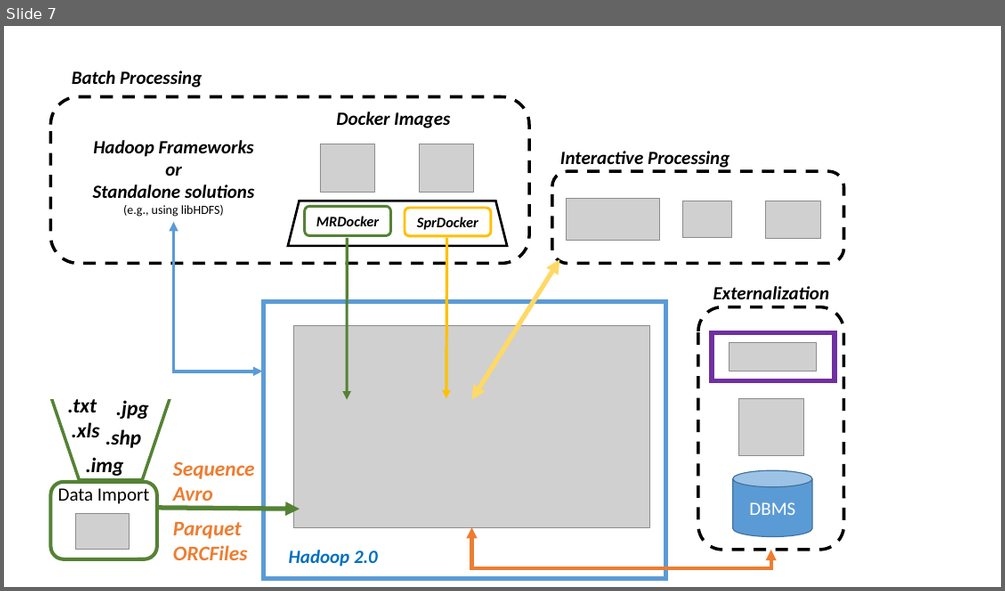
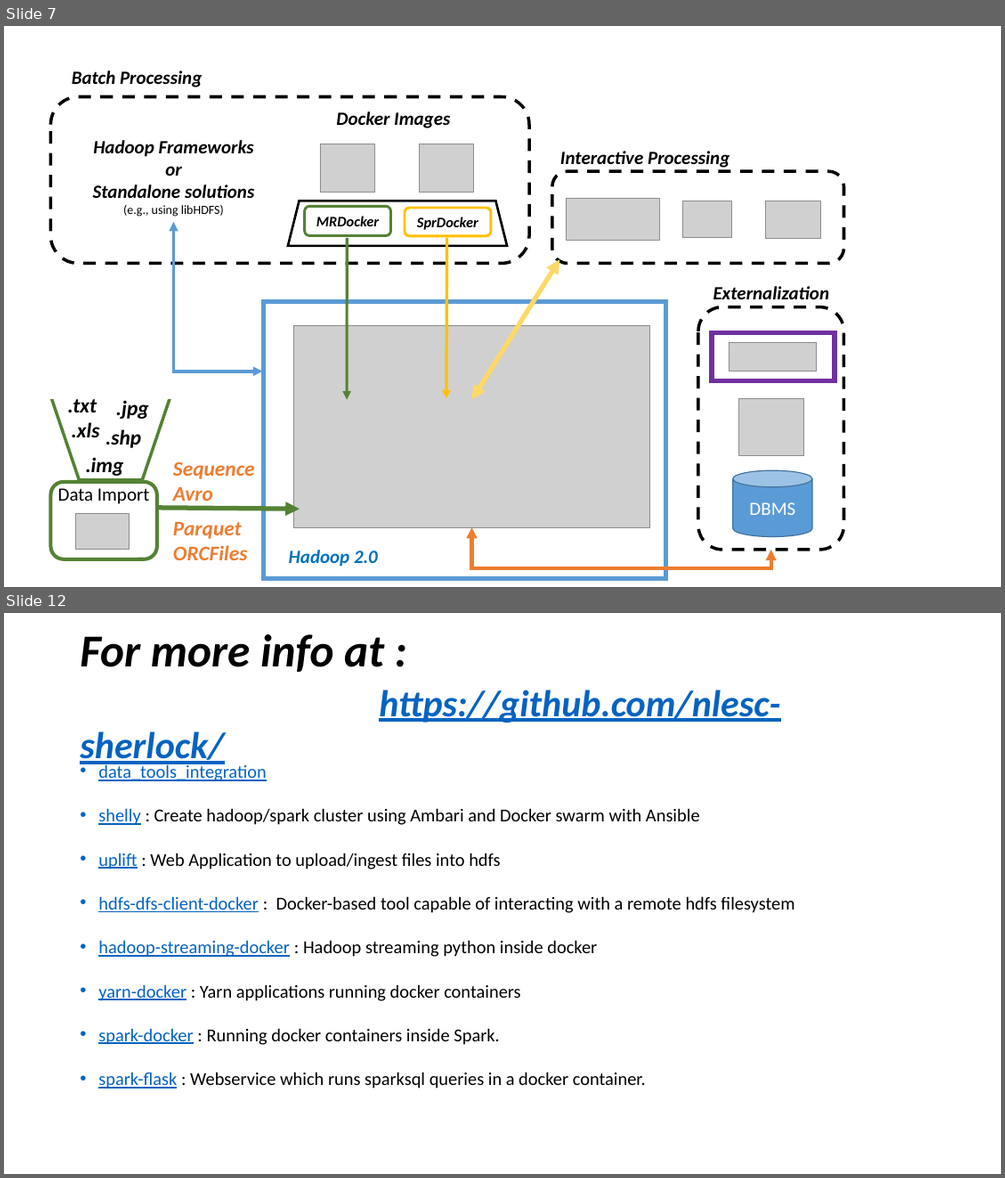
Before and after one commit to nlesc-sherlock/data_tools_integration, a slide deck: docs/diagrams/architecture/architecture.pptx. Shown one above the other, each under a label of ours: slide 7 before the commit, slides 7 and 12 after it; the slides between them are not shown. The pictures are 1005x591 and 1005x1178 pixels, drawn with LibreOffice and Linux fonts; fonts in the diff are those of the drawing; grey boxes stand for pictures. Boxes give left, top, right and bottom in pixels: in the first picture for what was removed or moved away, otherwise in the second. Text is boxed around its words. In the diff, an @@ line names an element or a change of style, - is before the commit and + after.

```diff
--- a/docs/diagrams/architecture/architecture.pptx
+++ b/docs/diagrams/architecture/architecture.pptx
@@ slide 12 added at [4, 613, 1001, 1174], background #FFFFFF @@
@@ title added at [80, 634, 780, 722], 36 pt, text #0563C1, bold, italic, underline @@
+For more info at :
+https://github.com/nlesc-sherlock/
@@ text added at [98, 763, 794, 1088], 17.5 pt, text #000000 @@
+• data_tools_integration
+• shelly : Create hadoop/spark cluster using Ambari and Docker swarm with Ansible
+• uplift : Web Application to upload/ingest files into hdfs
+• hdfs-dfs-client-docker : Docker-based tool capable of interacting with a remote hdfs filesystem
+• hadoop-streaming-docker : Hadoop streaming python inside docker
+• yarn-docker : Yarn applications running docker containers
+• spark-docker : Running docker containers inside Spark.
+• spark-flask : Webservice which runs sparksql queries in a docker container.
```
Also in this commit, not shown: 4 other slides added, 1 other file.
